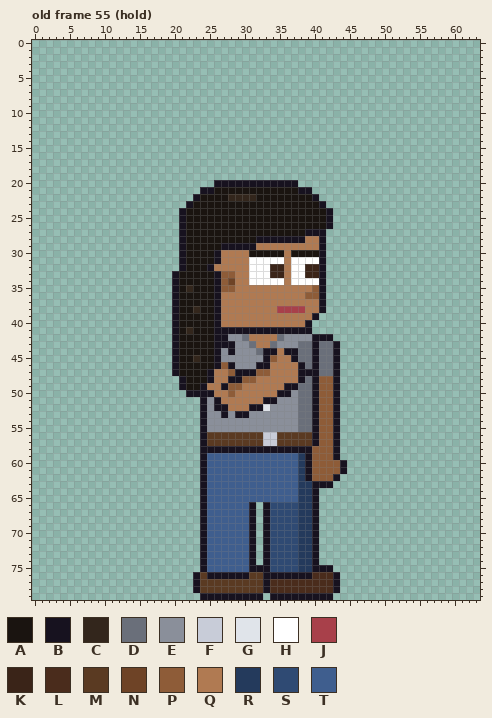
Pixel-art file -- sprites/expo/expo_priya_right_anim.aseprite. This is how it looked before the edit.
64x80 pixels, 123 frames. Colours within 5 levels of each other are drawn and written as one. Shown: old frame 55 (hold). The commit also changed other frames, which this record leaves out.
Visible layers, top first: "Arm Top", "Hair", "Face", "Watch", "Near Arm", "Collar", "Belt", "Shirt", "Body", "Back Arm", "Pants", "Shoes".
Palette (. is transparent): A #1a1410  B #17121f  C #33261c  D #6a6f7a  E #8a8f9a  F #c8ccd8  G #e0e4ea  H #ffffff  J #a8404a  K #3a2418  L #4a2c1c  M #5a3a22  N #6e4326  P #8e5c38  Q #b07a52  R #243a5c  S #2f4a73  T #3f5e8e
Pixels before, old frame 55 (hold) (only the part around the change), first column x 0:
17 ...........................................................
18 ...........................................................
19 ...........................................................
20 ..........................BBBBBBBBBBBB.....................
21 ........................BBAAAAAAAAAAAABB...................
22 .......................BAAAACCCCAAAAAAAAB..................
23 ......................BAAAAAAAAAAAAAAAAAAB.................
24 .....................BAAAAAAAAAAAAAAAAAAAAB................
25 .....................BAAAAAAAAAAAAAAAAAAAAB................
26 .....................BAAAAAAAAAAAAAAAAAAAAB................
27 .....................BAAAAAAAAAAAAAAAAABBB.................
28 .....................BAAAAAAAAAABBBBBBBQQB.................
29 .....................BAAAAABBBBBQQQQQQQQQB.................
30 .....................BAAAABQQQQAAAAAQAAAAB.................
31 .....................BAAAABQQQQHHHHHQHHHHB.................
32 .....................BAAABQQQQQHHHKKQHHKKB.................
33 ....................BAAAAABPPQQHHHKKQHHKKB.................
34 ....................BAAAAABPNQQHHHHHQHHHHB.................
35 ....................BACAAABPPQQQQQQQQQQQPB.................
36 ....................BAAAAABQQQQQQQQQQQQPPB.................
37 ....................BAAAAABQQQQQQQQQQQQQQB.................
38 ....................BAACAABQQQQQQQQJJJJQQB.................
39 ....................BAAAAABQQQQQQQQQQQQQB..................
40 ....................BAAAAABQQQQQQQQQQQQB...................
41 ....................BACAAABBBBBBBBBBBBBB...................
42 ....................BAAAAABBEEDQQQQDEEEEBBB................
43 ....................BAAAAABBBEEDQQDEEEDDBDDB...............
44 ....................BAAAAABEBEEEDBBQBBDDBDDB...............
45 ....................BAACAABEEEEEEBPQQBDDBDDB...............
46 ....................BAAAAABPBEEEBBQQQQBDBDDB...............
47 ....................BAAAABQQPBBBPPQQQQBBBDDB...............
48 .....................BAAABQQBBPPQQQQQQBDBPPB...............
49 .....................BAABQQBPPQQQQQQBBDDBPPB...............
50 ......................BBBBQQPQQQQQQBBEDDBPPB...............
51 ........................BEBQQQQQQBBEEEDDBPPB...............
52 ........................BEBBQQQBBGEEEEDDBPPB...............
53 ........................BEEBEBBEEEEEEEDDBPPB...............
54 ........................BEEEEEEEEEEEEEDDBPPB...............
55 ........................BEEEEEEEEEEEEEDDBPPB...............
56 ........................BMMMMMMMMFFMMMMMBPPB...............
57 ........................BMMMMMMMMFFMMMMMBPPB...............
58 ........................BBBBBBBBBBBBBBBBPPPB...............
59 ........................BTTTTTTTTTTTTTRBPPPB...............
60 ........................BTTTTTTTTTTTTTRBPPPPB..............
61 ........................BTTTTTTTTTTTTTRBPPPPB..............
62 ........................BTTTTTTTTTTTTTRBPPPB...............
63 ........................BTTTTTTTTTTTTTRRBBB................
64 ........................BTTTTTTTTTTTTTRRB..................
65 ........................BTTTTTTTTTTTTTRRB..................
66 ........................BTTTTTTB.BSSSSRRB..................
67 ........................BTTTTTTB.BSSSSRRB..................
68 ........................BTTTTTTB.BSSSSRRB..................
69 ........................BTTTTTTB.BSSSSRRB..................
70 ........................BTTTTTTB.BSSSSRRB..................
71 ........................BTTTTTTB.BSSSSRRB..................
72 ........................BTTTTTTB.BSSSSRRB..................
73 ........................BTTTTTTB.BSSSSRRB..................
74 ........................BTTTTTTB.BSSSSRRB..................
75 ........................BTTTTTTBBBSSSSRRBBB................
76 .......................BMBBBBBBMMBBBBBBBLLLB...............
77 .......................BMMMMMMMMMBLLLLLLLLLB...............
And afterwards:
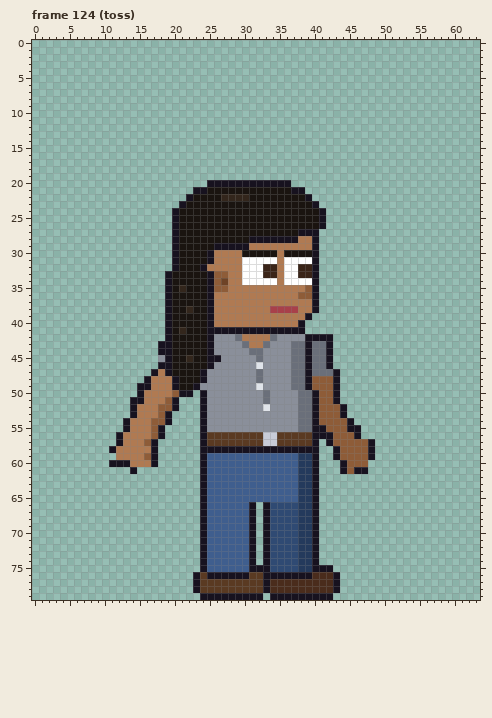
A new or re-ordered frame is compared with the old frame closest to it.
What changed:
frames 123 -> 129
Changed rows in their new state; - is an unchanged pixel.
Frame 124 (toss) is new; against old frame 55 (hold):
first column x 11:
20 --------------B-----------.-----------
21 ------------B-A-----------B-.---------
22 -----------BA---C---A-------B.--------
23 ----------BA-----------------B.-------
24 ---------BA-------------------B.------
25 ---------BA-------------------B.------
26 ---------BA-------------------B.------
27 ---------BA----------------B--.-------
28 ---------BA---------B------Q-B.-------
29 ---------BA----B----Q--------B.-------
30 ---------BA---BQ---A----QA---B.-------
31 ---------BA---BQ---H----QH---B.-------
32 ---------BA--BQ----H--K-QH-K-B.-------
33 --------BA----BP-Q-H--K-QH-K-B.-------
34 --------BA----BPNQ-H----QH---B.-------
35 --------BACA--BP-Q----------PB.-------
36 --------BA----BQ-----------P-B.-------
37 --------BA----BQ-------------B.-------
38 --------BA-CA-BQ-------J---Q-B.-------
39 --------BA----BQ------------B.--------
40 --------BA----BQ-----------B.---------
41 --------BACA--B-------------.---------
42 --------BA----BEE-DQ---DE---B---------
43 -------BBA----BEEE-DQ-DE--D-BD-B.-----
44 -------BBA----BE-E--D-EEEED-BD-B.-----
45 -------EBA-CA-B------DEEEED-BD-B.-----
46 -------BBA----BEEE---GEEEEDDBD-B.-----
47 ------BQBA---BEEEEEEEDEEEEDD-D--------
48 -----BQQQBA--BEEEEEEEDEEEEDDBP--------
49 ----BBQQQBA-BEEEEEEEEGEEEED-BP--------
50 ----BQQQQPB-.-EEEEEEEEDEEE------------
51 ---BBQQQPB-----EEEEEEEDE--------------
52 ---BQQQPPB-----EEEEEEE----------PB----
53 ---BQQQPB-------E-EE------------PB----
54 --BQQQPPB-----------------------PPB---
55 --BQQQPB----------------------B-PPBB--
56 -BQQQQPB----------------------BBPPPB--
57 -BQQQPB-----------------------.BPPPPPB
58 BQQQQQB----------------------B..-PPPPB
59 -QQQQPB---------------------RB..-PPPPB
60 BBBQQQB---------------------RB...-PPP-
61 ---B------------------------RB...-PBB-
62 ----------------------------RB...-----
63 ------------------------------..------
Pixel boxes of the changes (left, top, right, bottom) in both pictures:
changed: (109, 180, 375, 488)
